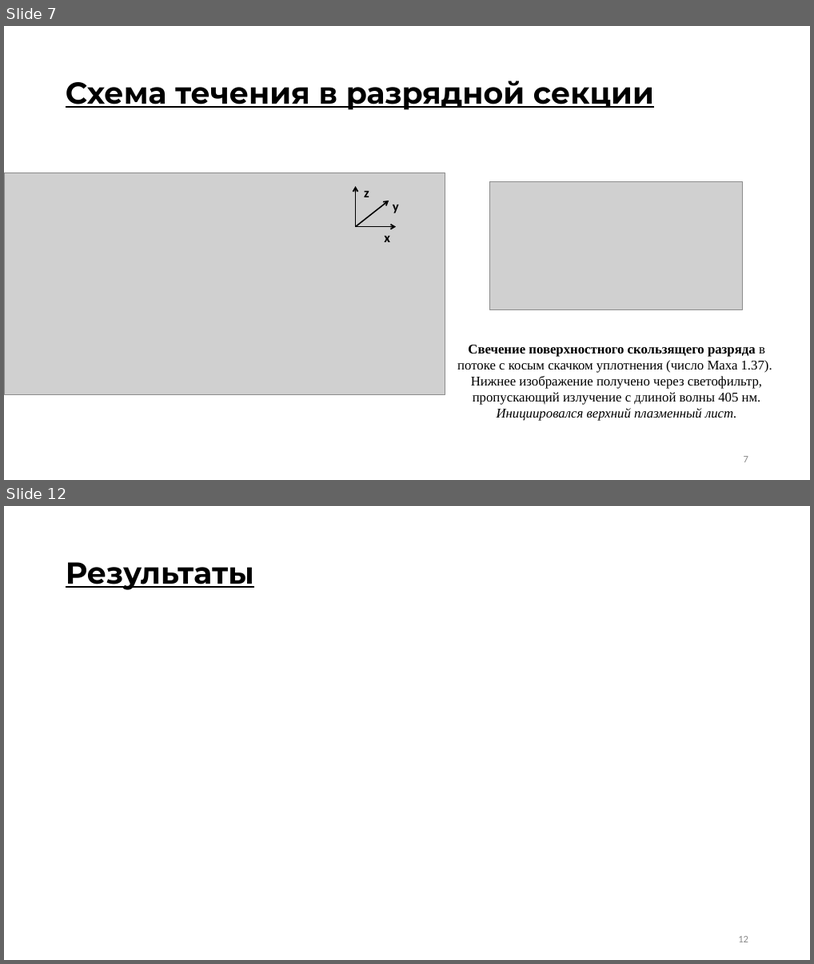
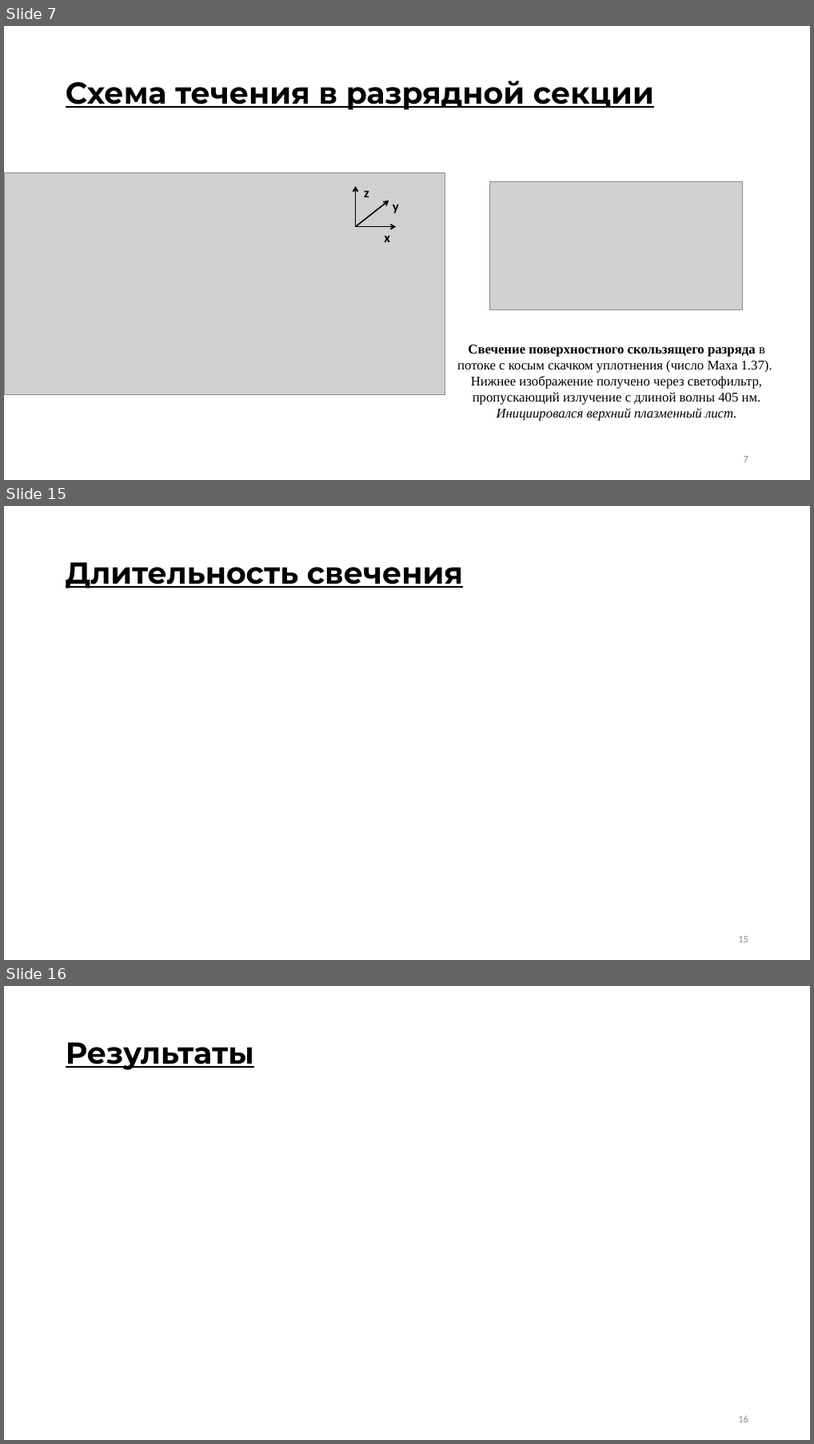
Before and after one commit to ulanich/msu, a slide deck: МАГ.ДИСС/предзащита.pptx. Shown one above the other, each under a label of ours: slides 7 and 12 before the commit, slides 7, 15 and 16 after it; the slides between them are not shown. The pictures are 814x964 and 814x1444 pixels, drawn with LibreOffice and Linux fonts; fonts in the diff are those of the drawing; grey boxes stand for pictures. Boxes give left, top, right and bottom in pixels: in the first picture for what was removed or moved away, otherwise in the second. Text is boxed around its words. In the diff, an @@ line names an element or a change of style, - is before the commit and + after.

```diff
--- a/МАГ.ДИСС/предзащита.pptx
+++ b/МАГ.ДИСС/предзащита.pptx
@@ slide 15 added at [4,506,810,960], background #FFFFFF @@
@@ title added at [66,562,463,588], 36 pt, text #000000, bold, underline @@
+Длительность свечения
@@ page number added at [738,936,749,942], 12 pt, text #8C8C8C @@
+15
@@ what was slide 12 is now slide 16 @@
@@ page number at [738,1415,749,1422]: text changed @@
-12
+16
```
Also in this commit, not shown: 4 slides changed, 3 other slides added, 8 other files.
